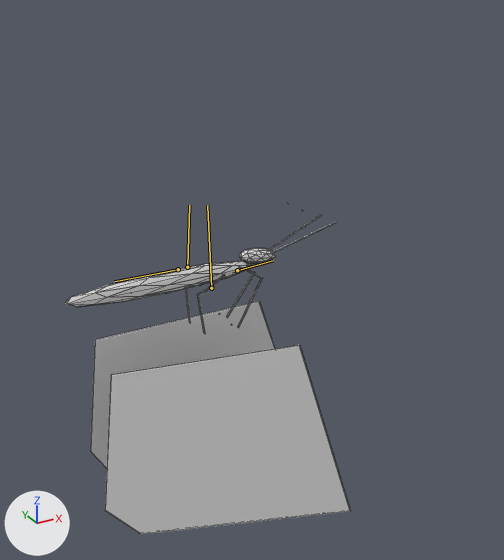
Renders of the Blender file blend/something4.blend from each side of a commit.
Both versions are drawn from a camera (50 mm lens) standing at (-6.33, -11.04, 5.77) and looking at (-0.2, 0.11, 0.2). Every picture has the same lights, and +X, +Y and +Z are marked at lower left. Both versions are drawn at frame 0 of the action 'ActionBF2'; the numbers are the values there. The bones that bend it are drawn over the model as lines. Mesh edges are drawn as thin lines.

Objects in the first picture: 'but1'.
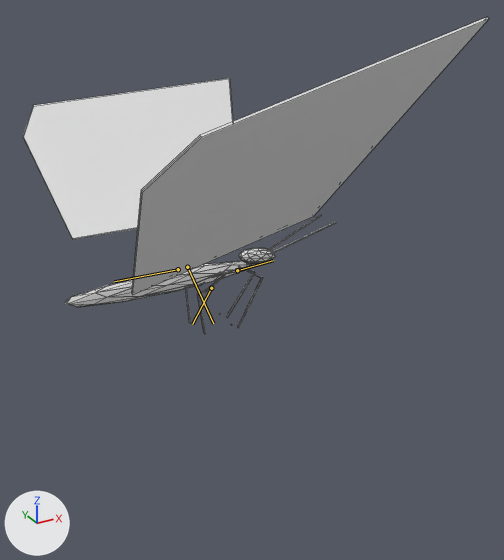
Patch to the scene script:
```diff
--- a/blend/something4.blend.py
+++ b/blend/something4.blend.py
@@ bone_bone_002 @@
 bone_bone_002 = bpy.data.objects['Armature'].pose.bones['Bone.002']  # child of 'root'
-bone_bone_002.rotation_quaternion = (0.647, 0.763, 0.0, 0.0)  # degrees (99, 0, 0)
+bone_bone_002.rotation_quaternion = (-0.279, 0.96, 0.0, 0.0)  # degrees (-148, 0, 0)
@@ bone_bone_004 @@
 bone_bone_004 = bpy.data.objects['Armature'].pose.bones['Bone.004']  # child of 'root'
-bone_bone_004.rotation_quaternion = (0.673, 0.733, -0.074, -0.071)  # degrees (95, 0, -12)
+bone_bone_004.rotation_quaternion = (-0.425, 0.899, 0.038, -0.095)  # degrees (-129, 8, 9)
```

Location of each change, (x1, y1, x2, y2) in pixels of the pictures (504 x 560 px):
'but1', posed (63% wider): before (65, 214, 350, 534); after (23, 17, 489, 334)
bone 'Bone.002', root to tip: before (187, 267) to (189, 205); after (187, 267) to (213, 323)
bone 'Bone.004', root to tip: before (211, 288) to (207, 205); after (211, 288) to (192, 324)
